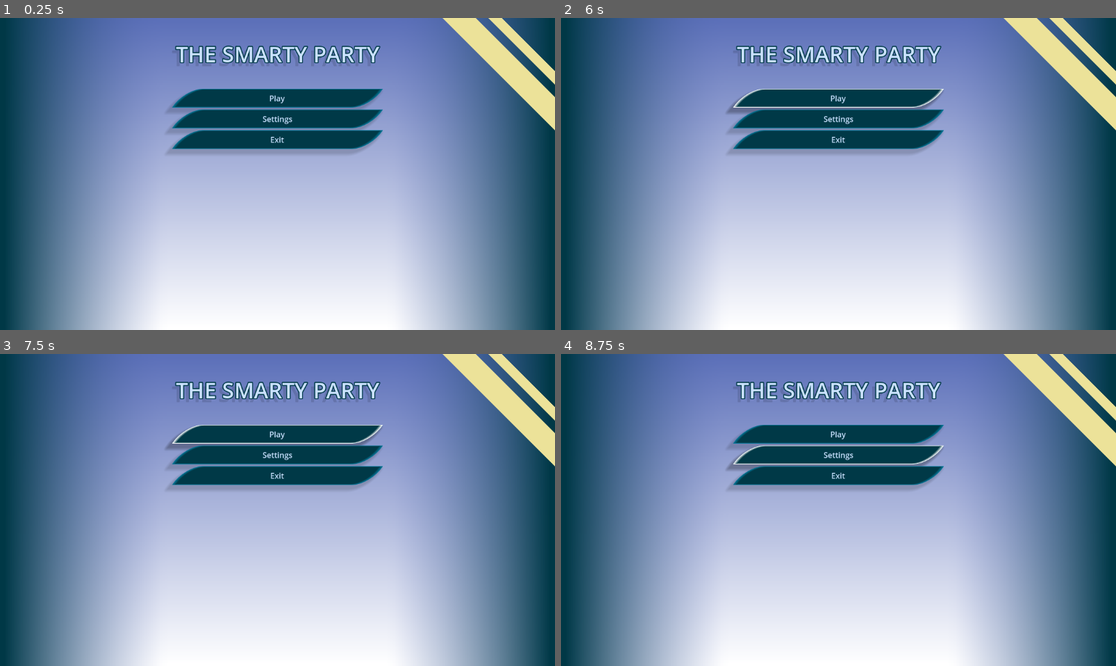
Above: before the commit, frames 1-4 (two rows, left to right).
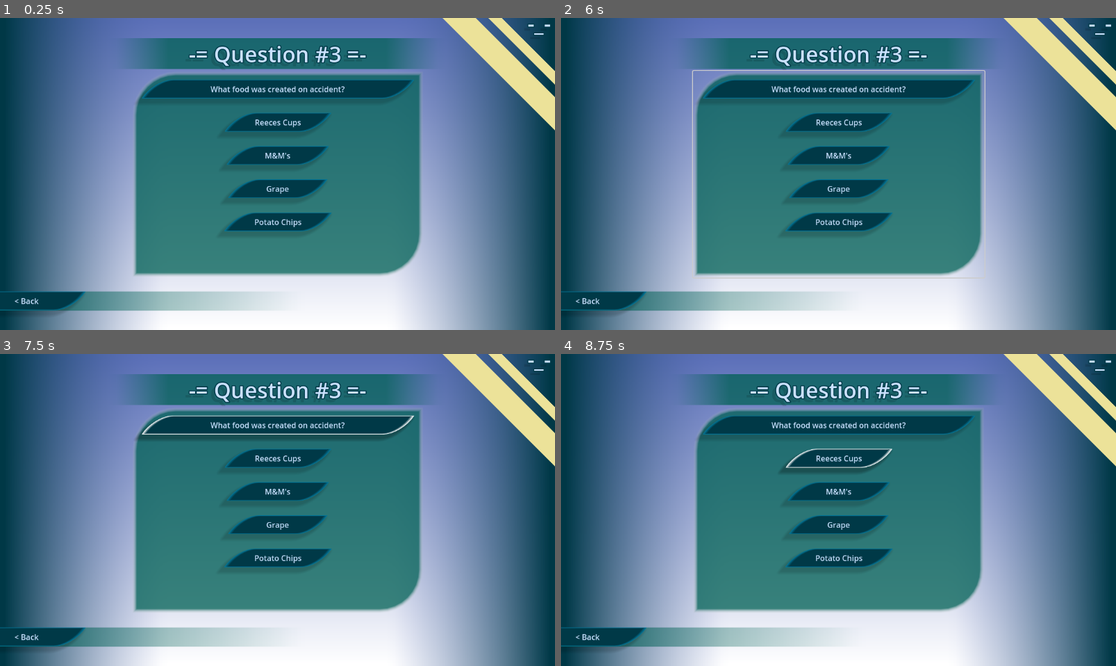
Above: after the commit, the same moments.

Repository: drigon573/The-Smarty-Party
Game: Godot game, scene res://Menus/MainMenu.tscn
Same seed, same stepped clock (60 frames per second), same inputs: the game is played once before the commit and once after it. The project has no main scene, so this scene is started directly.
Inputs (mouse positions are in pixels of both pictures, inside the frame that each line leads up to):
- Up to frame 1 (0.25 s): no input
- Up to frame 2 (6 s): click (588, 301) at 0.5 s, where only the run after the commit has a clickable "< Back"; click (838, 117) at 1.25 s, where only the run before the commit has a clickable "Settings"; click (838, 89) at 2 s, where only the run after the commit has a clickable "What food was created on acci…"; click (838, 120) at 2.75 s, where only the run after the commit has a clickable "Reeces Cups"; click (838, 155) at 3.5 s, where only the run after the commit has a clickable "M&M's"; click (838, 189) at 4.25 s, where only the run after the commit has a clickable "Grape"; click (838, 220) at 5 s, where only the run after the commit has a clickable "Potato Chips"; click (838, 99) at 5.75 s, where only the run before the commit has a clickable "Play"
- Up to frame 3 (7.5 s): click (277, 435) at 6.5 s, where only the run before the commit has a clickable "Play"; click (277, 425) at 7.25 s, where only the run after the commit has a clickable "What food was created on acci…"
- Up to frame 4 (8.75 s): click (838, 456) at 8 s, where only the run after the commit has a clickable "Reeces Cups"

The runs differ from the first frame. In frame 1, 39% of the frame differs, in the area x 0-100%, y 1-95%; in frame 2, 40%; in frame 3, 39%; in frame 4, 39%.

Commit message:
Added Screens

Diff:
--- a/DefaultTheme.tres
+++ b/DefaultTheme.tres
@@ -162,6 +162,17 @@
 expand_margin_top = 5.0
 expand_margin_right = 5.0
 expand_margin_bottom = 5.0
+
+[sub_resource type="StyleBoxFlat" id="StyleBoxFlat_i56t6"]
+bg_color = Color(0, 0.376471, 0.329412, 0.752941)
+border_width_left = 10
+border_width_top = 10
+border_width_right = 10
+border_width_bottom = 10
+border_color = Color(0.8, 0.8, 0.8, 0)
+border_blend = true
+corner_radius_top_left = 90
+corner_radius_bottom_right = 90
 
 [sub_resource type="StyleBoxEmpty" id="StyleBoxEmpty_6bmt3"]
 
@@ -274,6 +285,7 @@
 HSlider/styles/grabber_area = SubResource("StyleBoxFlat_rr7ur")
 HSlider/styles/grabber_area_highlight = SubResource("StyleBoxFlat_n2v37")
 HSlider/styles/slider = SubResource("StyleBoxFlat_2sq45")
+ItemList/styles/panel = SubResource("StyleBoxFlat_i56t6")
 Label/colors/font_color = Color(0.796078, 0.886275, 1, 1)
 Label/styles/normal = SubResource("StyleBoxEmpty_6bmt3")
 LineEdit/colors/font_color = Color(0.796078, 0.886275, 1, 1)
--- a/Menus/MainMenu.tscn
+++ b/Menus/MainMenu.tscn
@@ -33,6 +33,24 @@
 shadow_color = Color(0, 0, 0, 0.117647)
 shadow_offset = Vector2(-8, 8)
 
+[sub_resource type="Gradient" id="Gradient_uh4if"]
+offsets = PackedFloat32Array(0, 0.545455)
+colors = PackedColorArray(0, 0.376471, 0.329412, 0.752941, 0, 0.376471, 0.329412, 0)
+
+[sub_resource type="GradientTexture2D" id="GradientTexture2D_cj5wa"]
+gradient = SubResource("Gradient_uh4if")
+height = 40
+
+[sub_resource type="Gradient" id="Gradient_1p6ir"]
+offsets = PackedFloat32Array(0.2, 0.3, 0.7, 0.8)
+colors = PackedColorArray(0, 0.376471, 0.329412, 0, 0, 0.376471, 0.329412, 0.752941, 0, 0.376471, 0.329412, 0.752941, 0, 0.376471, 0.329412, 0)
+metadata/_snap_enabled = true
+
+[sub_resource type="GradientTexture2D" id="GradientTexture2D_ww4mi"]
+gradient = SubResource("Gradient_1p6ir")
+
+[sub_resource type="ImageTexture" id="ImageTexture_n4cgu"]
+
 [node name="MainMenu" type="Node2D"]
 
 [node name="Background" type="Control" parent="."]
@@ -43,30 +61,35 @@
 metadata/_edit_lock_ = true
 
 [node name="Background" type="ColorRect" parent="Background"]
+layout_mode = 0
 offset_right = 1152.0
 offset_bottom = 648.0
 color = Color(0.36029, 0.438313, 0.72517, 1)
 metadata/_edit_lock_ = true
 
 [node name="Base Gradient" type="TextureRect" parent="Background"]
+layout_mode = 0
 offset_right = 1152.0
 offset_bottom = 648.0
 texture = SubResource("GradientTexture2D_mqyrr")
 metadata/_edit_lock_ = true
 
 [node name="Left Gradient" type="TextureRect" parent="Background"]
+layout_mode = 0
 offset_right = 1152.0
 offset_bottom = 648.0
 texture = SubResource("GradientTexture2D_0i2h4")
 metadata/_edit_lock_ = true
 
 [node name="Right Gradient" type="TextureRect" parent="Background"]
+layout_mode = 0
 offset_right = 1152.0
 offset_bottom = 648.0
 texture = SubResource("GradientTexture2D_07apd")
 metadata/_edit_lock_ = true
 
 [node name="Stripe2" type="ColorRect" parent="Background"]
+layout_mode = 0
 offset_left = 971.648
 offset_top = -70.0
 offset_right = 1946.65
@@ -83,7 +106,23 @@
 rotation = 0.785398
 color = Color(0.92549, 0.886275, 0.6, 1)
 
+[node name="Label -_-" type="Label" parent="Background"]
+layout_mode = 1
+anchors_preset = 5
+anchor_left = 0.5
+anchor_right = 0.5
+offset_left = 1075.0
+offset_top = -24.0
+offset_right = 1123.0
+offset_bottom = 45.0
+grow_horizontal = 2
+text = "-_-"
+label_settings = SubResource("LabelSettings_852w5")
+horizontal_alignment = 1
+vertical_alignment = 1
+
 [node name="Main Menu" type="Control" parent="."]
+visible = false
 layout_mode = 3
 anchors_preset = 0
 offset_right = 1152.0
@@ -133,3 +172,325 @@
 layout_mode = 2
 text = "Exit
 "
+
+[node name="Leaderboard" type="Control" parent="."]
+visible = false
+layout_mode = 3
+anchors_preset = 0
+offset_right = 1152.0
+offset_bottom = 648.0
+metadata/_edit_lock_ = true
+
+[node name="ColorRect Back" type="TextureRect" parent="Leaderboard"]
+offset_top = 568.0
+offset_right = 1150.0
+offset_bottom = 608.0
+texture = SubResource("GradientTexture2D_cj5wa")
+
+[node name="ColorRect Title" type="TextureRect" parent="Leaderboard"]
+layout_mode = 0
+offset_top = 42.0
+offset_right = 1151.0
+offset_bottom = 106.0
+texture = SubResource("GradientTexture2D_ww4mi")
+
+[node name="Label" type="Label" parent="Leaderboard"]
+layout_mode = 1
+anchors_preset = 5
+anchor_left = 0.5
+anchor_right = 0.5
+offset_left = -226.5
+offset_top = 40.0
+offset_right = 226.5
+offset_bottom = 109.0
+grow_horizontal = 2
+text = "-= Leaderboards =-"
+label_settings = SubResource("LabelSettings_852w5")
+horizontal_alignment = 1
+vertical_alignment = 1
+metadata/_edit_lock_ = true
+
+[node name="Back Button" type="Button" parent="Leaderboard"]
+layout_mode = 1
+anchors_preset = 2
+anchor_top = 1.0
+anchor_bottom = 1.0
+offset_left = -54.0
+offset_top = -80.0
+offset_right = 165.0
+offset_bottom = -41.0
+grow_vertical = 0
+theme = ExtResource("1_spjp0")
+text = "< Back"
+
+[node name="ItemList" type="ItemList" parent="Leaderboard"]
+clip_contents = false
+layout_mode = 1
+anchors_preset = 8
+anchor_left = 0.5
+anchor_top = 0.5
+anchor_right = 0.5
+anchor_bottom = 0.5
+offset_left = -302.5
+offset_top = -214.5
+offset_right = 302.5
+offset_bottom = 214.5
+grow_horizontal = 2
+grow_vertical = 2
+theme = ExtResource("1_spjp0")
+
+[node name="MarginContainer" type="MarginContainer" parent="Leaderboard/ItemList"]
+layout_mode = 1
+anchors_preset = 8
+anchor_left = 0.5
+anchor_top = 0.5
+anchor_right = 0.5
+anchor_bottom = 0.5
+offset_left = -269.5
+offset_top = -196.5
+offset_right = 270.5
+offset_bottom = 205.5
+grow_horizontal = 2
+grow_vertical = 2
+
+[node name="GridContainer" type="GridContainer" parent="Leaderboard/ItemList/MarginContainer"]
+layout_mode = 2
+theme = ExtResource("1_spjp0")
+theme_override_constants/v_separation = 30
+columns = 2
+
+[node name="Names" type="Button" parent="Leaderboard/ItemList/MarginContainer/GridContainer"]
+layout_mode = 2
+size_flags_horizontal = 3
+text = "-= Name =-"
+
+[node name="Scores" type="Button" parent="Leaderboard/ItemList/MarginContainer/GridContainer"]
+layout_mode = 2
+size_flags_horizontal = 3
+text = "-= Score =-"
+
+[node name="Name1" type="Button" parent="Leaderboard/ItemList/MarginContainer/GridContainer"]
+layout_mode = 2
+size_flags_horizontal = 3
+text = "Player 1"
+
+[node name="Score1" type="Button" parent="Leaderboard/ItemList/MarginContainer/GridContainer"]
+layout_mode = 2
+size_flags_horizontal = 3
+text = "100"
+
+[node name="Name2" type="Button" parent="Leaderboard/ItemList/MarginContainer/GridContainer"]
+layout_mode = 2
+size_flags_horizontal = 3
+text = "Player 2
+"
+
+[node name="Score2" type="Button" parent="Leaderboard/ItemList/MarginContainer/GridContainer"]
+layout_mode = 2
+size_flags_horizontal = 3
+text = "80"
+
+[node name="Name3" type="Button" parent="Leaderboard/ItemList/MarginContainer/GridContainer"]
+layout_mode = 2
+size_flags_horizontal = 3
+text = "Player 3"
+
+[node name="Score3" type="Button" parent="Leaderboard/ItemList/MarginContainer/GridContainer"]
+layout_mode = 2
+size_flags_horizontal = 3
+text = "60"
+
+[node name="Name4" type="Button" parent="Leaderboard/ItemList/MarginContainer/GridContainer"]
+layout_mode = 2
+size_flags_horizontal = 3
+text = "Player 4"
+
+[node name="Score4" type="Button" parent="Leaderboard/ItemList/MarginContainer/GridContainer"]
+layout_mode = 2
+size_flags_horizontal = 3
+text = "40"
+
+[node name="Name5" type="Button" parent="Leaderboard/ItemList/MarginContainer/GridContainer"]
+layout_mode = 2
+size_flags_horizontal = 3
+text = "Player 5"
+
+[node name="Score5" type="Button" parent="Leaderboard/ItemList/MarginContainer/GridContainer"]
+layout_mode = 2
+size_flags_horizontal = 3
+text = "20"
+
+[node name="VBoxContainer" type="VBoxContainer" parent="Leaderboard"]
+visible = false
+layout_mode = 1
+anchors_preset = 8
+anchor_left = 0.5
+anchor_top = 0.5
+anchor_right = 0.5
+anchor_bottom = 0.5
+offset_left = -206.0
+offset_top = -315.0
+offset_right = 206.0
+offset_bottom = -233.0
+grow_horizontal = 2
+grow_vertical = 2
+theme = ExtResource("1_spjp0")
+
+[node name="Play" type="Button" parent="Leaderboard/VBoxContainer"]
+layout_mode = 2
+text = "Play"
+
+[node name="Settings" type="Button" parent="Leaderboard/VBoxContainer"]
+layout_mode = 2
+text = "Settings"
+
+[node name="Question" type="Control" parent="."]
+layout_mode = 3
+anchors_preset = 0
+offset_right = 1152.0
+offset_bottom = 648.0
+metadata/_edit_lock_ = true
+
+[node name="ColorRect Back" type="TextureRect" parent="Question"]
+offset_top = 568.0
+offset_right = 1150.0
+offset_bottom = 608.0
+texture = SubResource("GradientTexture2D_cj5wa")
+
+[node name="ColorRect Title" type="TextureRect" parent="Question"]
+layout_mode = 0
+offset_top = 42.0
+offset_right = 1151.0
+offset_bottom = 106.0
+texture = SubResource("GradientTexture2D_ww4mi")
+
+[node name="Label" type="Label" parent="Question"]
+layout_mode = 1
+anchors_preset = 5
+anchor_left = 0.5
+anchor_right = 0.5
+offset_left = -226.5
+offset_top = 40.0
+offset_right = 226.5
+offset_bottom = 109.0
+grow_horizontal = 2
+text = "-= Question #3 =-"
+label_settings = SubResource("LabelSettings_852w5")
+horizontal_alignment = 1
+vertical_alignment = 1
+metadata/_edit_lock_ = true
+
+[node name="Back Button" type="Button" parent="Question"]
+layout_mode = 1
+anchors_preset = 2
+anchor_top = 1.0
+anchor_bottom = 1.0
+offset_left = -54.0
+offset_top = -80.0
+offset_right = 165.0
+offset_bottom = -41.0
+grow_vertical = 0
+theme = ExtResource("1_spjp0")
+text = "< Back"
+
+[node name="ItemList" type="ItemList" parent="Question"]
+clip_contents = false
+layout_mode = 1
+anchors_preset = 8
+anchor_left = 0.5
+anchor_top = 0.5
+anchor_right = 0.5
+anchor_bottom = 0.5
+offset_left = -302.5
+offset_top = -214.5
+offset_right = 302.5
+offset_bottom = 214.5
+grow_horizontal = 2
+grow_vertical = 2
+theme = ExtResource("1_spjp0")
+
+[node name="MarginContainer" type="MarginContainer" parent="Question/ItemList"]
+layout_mode = 1
+anchors_preset = 8
+anchor_left = 0.5
+anchor_top = 0.5
+anchor_right = 0.5
+anchor_bottom = 0.5
+offset_left = -269.5
+offset_top = -196.5
+offset_right = 270.5
+offset_bottom = 205.5
+grow_horizontal = 2
+grow_vertical = 2
+
+[node name="GridContainer" type="GridContainer" parent="Question/ItemList/MarginContainer"]
+layout_mode = 2
+theme = ExtResource("1_spjp0")
+theme_override_constants/v_separation = 30
+
+[node name="Question" type="Button" parent="Question/ItemList/MarginContainer/GridContainer"]
+layout_mode = 2
+size_flags_horizontal = 3
+text = "What food was created on accident?"
+
+[node name="Name1" type="Button" parent="Question/ItemList/MarginContainer/GridContainer"]
+layout_mode = 2
+size_flags_horizontal = 4
+text = "Reeces Cups"
+
+[node name="Name2" type="Button" parent="Question/ItemList/MarginContainer/GridContainer"]
+layout_mode = 2
+size_flags_horizontal = 4
+text = "    M&M's    "
+
+[node name="Name3" type="Button" parent="Question/ItemList/MarginContainer/GridContainer"]
+layout_mode = 2
+size_flags_horizontal = 4
+text = "    Grape    "
+
+[node name="Name4" type="Button" parent="Question/ItemList/MarginContainer/GridContainer"]
+layout_mode = 2
+size_flags_horizontal = 4
+text = "Potato Chips"
+
+[node name="VBoxContainer" type="VBoxContainer" parent="Question"]
+visible = false
+layout_mode = 1
+anchors_preset = 8
+anchor_left = 0.5
+anchor_top = 0.5
+anchor_right = 0.5
+anchor_bottom = 0.5
+offset_left = -206.0
+offset_top = -315.0
+offset_right = 206.0
+offset_bottom = -233.0
+grow_horizontal = 2
+grow_vertical = 2
+theme = ExtResource("1_spjp0")
+
+[node name="Play" type="Button" parent="Question/VBoxContainer"]
+layout_mode = 2
+text = "Play"
+
+[node name="Settings" type="Button" parent="Question/VBoxContainer"]
+layout_mode = 2
+text = "Settings"
+
+[node name="Correct!" type="Button" parent="Question"]
+visible = false
+layout_mode = 1
+anchors_preset = 8
+anchor_left = 0.5
+anchor_top = 0.5
+anchor_right = 0.5
+anchor_bottom = 0.5
+offset_left = -109.5
+offset_top = -239.0
+offset_right = 109.5
+offset_bottom = 239.0
+grow_horizontal = 2
+grow_vertical = 2
+theme = ExtResource("1_spjp0")
+text = "Correct!"
+icon = SubResource("ImageTexture_n4cgu")
Binary file added: Assets/thumbsup3x_87014.webp
Not shown, added: Assets/thumbsup3x_87014.webp.import
Not shown: 1 places in DefaultTheme.tres that only renumber resources
Not shown: 1 places in Menus/MainMenu.tscn that only renumber resources
